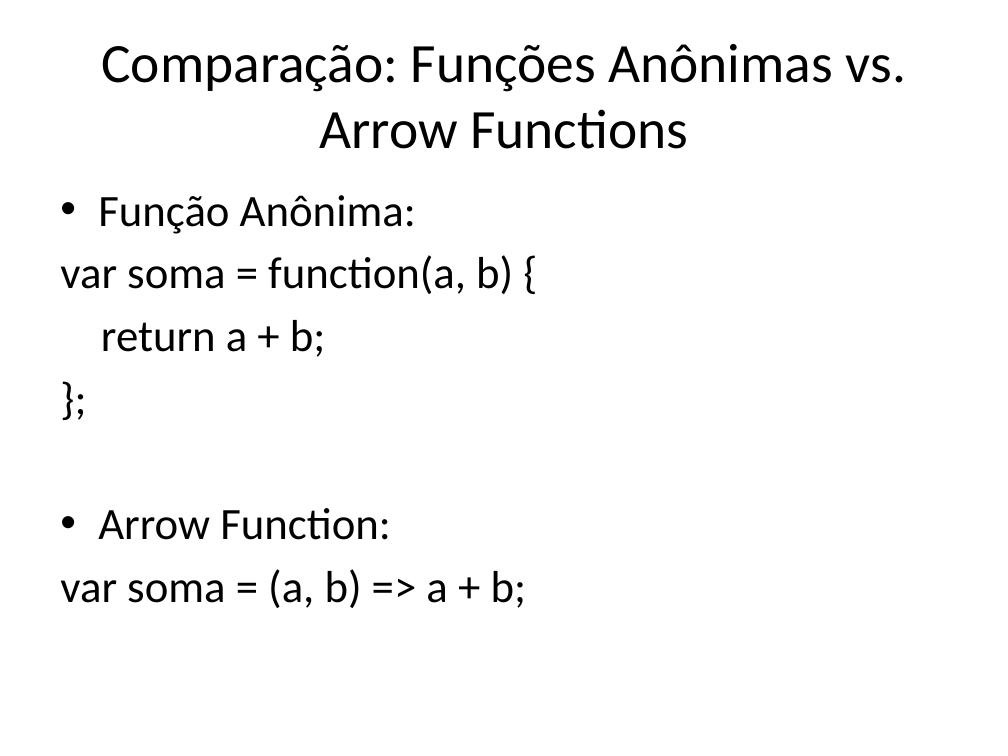
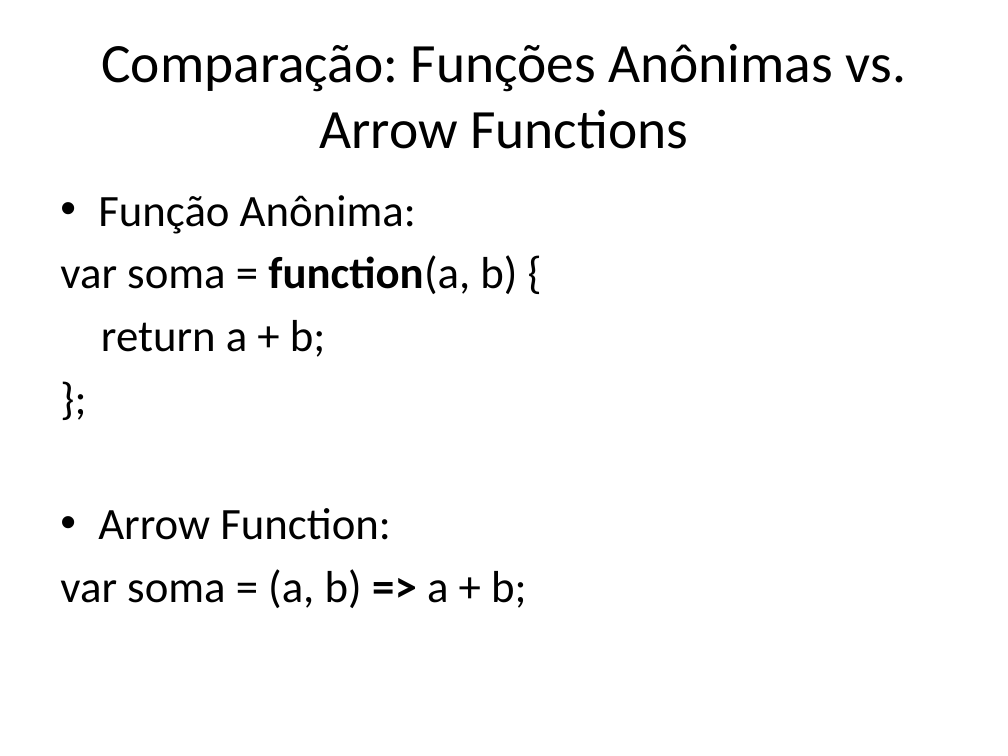
Before and after one commit to dfpires/progcomp2-2024a, a slide deck: slide 7 of ES5e6.pptx. Drawn at 1008x756 pixels with LibreOffice and Linux fonts; fonts in the diff are those of the drawing. Boxes give left, top, right and bottom in pixels: in the first picture for what was removed or moved away, otherwise in the second. Text is boxed around its words. In the diff, an @@ line names an element or a change of style, - is before the commit and + after.

```diff
--- a/ES5e6.pptx
+++ b/ES5e6.pptx
@@ text at (60,255,526,608): bold on in "function(a,", "=>" @@
```
Also in this commit, not shown: 1 other slide changed, 11 slides added, 2 slides removed.
